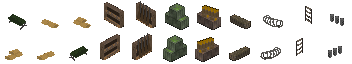
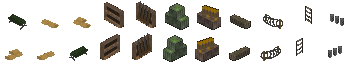
Revision of a layered w=352, h=64 image; what changed, layer by layer:
painted on "Layer copy" over [260, 14, 283, 61]
